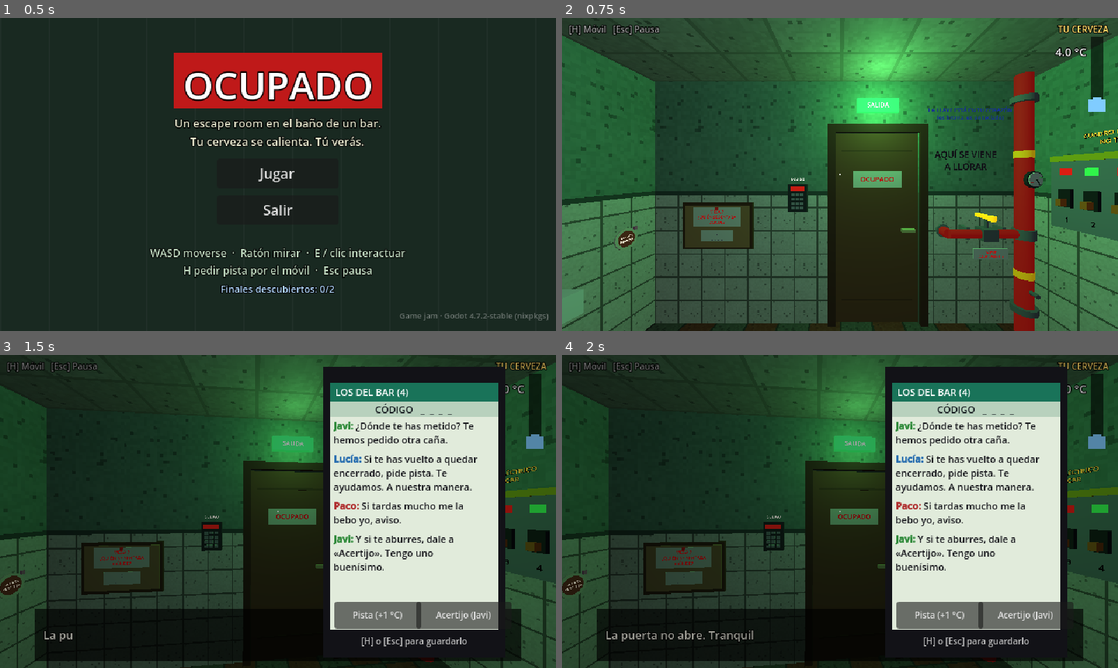
Above: before the commit, frames 1-4 (two rows, left to right).
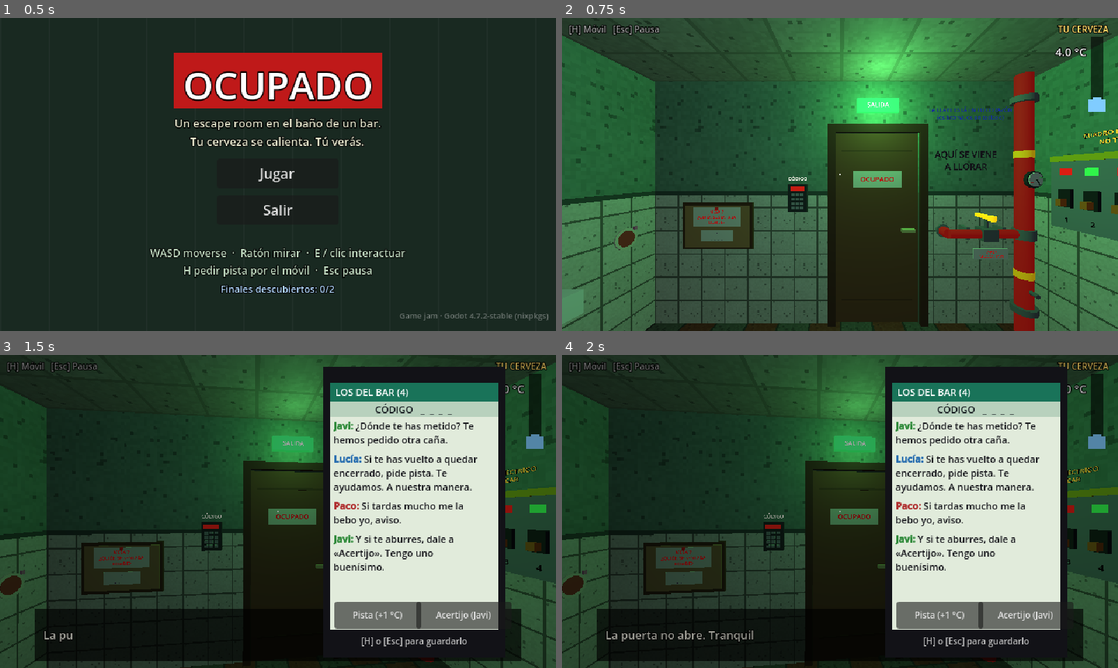
Above: after the commit, the same moments.

Repository: weleloable/ocupado
Game: Godot game, scene res://scenes/main.tscn
Two runs of this game, one before a commit and one after it. Both use one fixed random seed, a clock stepped at 60 frames per second and the inputs below.
Inputs (mouse positions are in pixels of both pictures, inside the frame that each line leads up to):
- Up to frame 1 (0.5 s): no input
- Up to frame 2 (0.75 s): click "Jugar" at 0.5 s
- Up to frame 3 (1.5 s): tap Enter at 1.25 s; move the mouse to (305, 511) at 1.27 s; hold W (move_forward) from 1.28 s (still down); hold H (hint) from 1.28 s (still down); click (305, 511) at 1.42 s
- Up to frame 4 (2 s): keep holding W (move_forward); keep holding H (hint)

Frame 1 is identical in both runs. In frame 2, 0.3% of the frame differs, in the area x 10-100%, y 26-77%; in frame 3, 0.2%; in frame 4, 0.2%.

Commit message:
Textos 3D: sin z-fighting (camara far 30, separacion de 4 mm) y carteles pequenos mas grandes
Co-Authored-By: Claude Sonnet 5.5 <noreply@anthropic.com>

Diff:
--- a/scripts/core/build.gd
+++ b/scripts/core/build.gd
@@ -3,6 +3,9 @@
 ## Small helpers to build the room out of primitives.
 
 static var _mat_cache: Dictionary = {}
+
+## How far (m) a label floats above the surface it is written on.
+const LABEL_LIFT := 0.004
 
 
 ## Shared (cached) flat-color material. Do not mutate the result.
@@ -144,7 +147,8 @@
 		color: Color, pixel_size: float = 0.004, outline: int = 0) -> Label3D:
 	var l := Label3D.new()
 	l.text = text
-	l.position = pos
+	# 4 mm clear of the surface, on the side the text faces, so it never z-fights with it.
+	l.position = pos + Vector3(0, 0, LABEL_LIFT if cos(rot_y) >= 0.0 else -LABEL_LIFT)
 	l.rotation.y = rot_y
 	l.font_size = font_size
 	l.pixel_size = pixel_size
--- a/scripts/core/player.gd
+++ b/scripts/core/player.gd
@@ -26,7 +26,8 @@
 	camera = Camera3D.new()
 	camera.position.y = EYE_HEIGHT
 	camera.fov = 75.0
-	camera.near = 0.03
+	camera.near = 0.05
+	camera.far = 30.0
 	add_child(camera)
 	camera.current = true
 
--- a/scripts/core/room.gd
+++ b/scripts/core/room.gd
@@ -288,10 +288,10 @@
 	var sign_mount := mount("south", 0.0, 1.95)
 	var sign := DecorItem.new().setup("Leer el cartel", "employees_sign")
 	sign_mount.add_child(sign)
-	sign.add_mesh_box(Vector3(0.62, 0.24, 0.015), Vector3(0, 0, 0.008), Build.mat(Color(0.95, 0.95, 0.9)))
-	Build.label_fit(sign, "LOS EMPLEADOS DEBEN\nLAVARSE LAS MANOS", Vector3(0, 0, 0.017), 0.0,
-			Vector2(0.54, 0.17), Color(0.1, 0.2, 0.55))
-	sign.add_shape(Vector3(0.64, 0.26, 0.05), Vector3(0, 0, 0.02))
+	sign.add_mesh_box(Vector3(0.9, 0.44, 0.015), Vector3(0, 0, 0.008), Build.mat(Color(0.96, 0.96, 0.92)))
+	Build.label_fit(sign, "LOS EMPLEADOS\nDEBEN LAVARSE\nLAS MANOS", Vector3(0, 0, 0.0155), 0.0,
+			Vector2(0.8, 0.36), Color(0.05, 0.12, 0.45))
+	sign.add_shape(Vector3(0.92, 0.46, 0.05), Vector3(0, 0, 0.02))
 
 
 ## North-east corner: the red steam pipe with the lever valve.
--- a/scripts/debug/screenshots.gd
+++ b/scripts/debug/screenshots.gd
@@ -34,6 +34,8 @@
 	[Vector3(-1.0, 0.05, -0.34), 90.0, -48.0, "c_plug"],
 	[Vector3(-0.2, 0.05, 0.5), 90.0, 12.0, "c_west_clues"],
 	[Vector3(1.2, 0.05, 0.3), -90.0, -27.0, "c_boiler"],
+	[Vector3(1.6, 0.05, -0.2), 118.0, 18.0, "c_sign_side"],
+	[Vector3(-1.2, 0.05, 0.1), -118.0, 18.0, "c_sign_side2"],
 	[Vector3(-1.3, 0.05, -0.6), 0.0, -33.0, "c_board"],
 	[Vector3(-0.45, 0.05, 0.7), 180.0, -39.0, "c_coaster1"],
 ]
--- a/scripts/puzzles/boiler_panel.gd
+++ b/scripts/puzzles/boiler_panel.gd
@@ -12,7 +12,7 @@
 	prompt_text = "Revisar la caldera"
 	add_mesh_box(Vector3(0.44, 0.54, 0.1), Vector3(0, 0, 0.05), Build.mat(Color(0.42, 0.46, 0.45)))
 	add_mesh_box(Vector3(0.4, 0.5, 0.012), Vector3(0, 0, 0.104), Build.mat(Color(0.33, 0.37, 0.36)))
-	Build.label_fit(self, "CALDERA", Vector3(0, 0.215, 0.112), 0.0, Vector2(0.3, 0.05), Color(0.95, 0.9, 0.7))
+	Build.label_fit(self, "CALDERA", Vector3(0, 0.215, 0.112), 0.0, Vector2(0.38, 0.07), Color(0.95, 0.9, 0.7))
 	# Screen and status lamp.
 	add_mesh_box(Vector3(0.32, 0.1, 0.01), Vector3(0, 0.12, 0.112), Build.mat(Color(0.03, 0.06, 0.04)))
 	_screen_label = Build.label_fit(self, "-  -  -  -", Vector3(0, 0.12, 0.12), 0.0, Vector2(0.26, 0.07), Color(0.2, 0.55, 0.3))
--- a/scripts/puzzles/coaster.gd
+++ b/scripts/puzzles/coaster.gd
@@ -13,7 +13,6 @@
 	var rim := Build.mat(Color(0.93, 0.9, 0.8))
 	add_mesh_cylinder(0.1, 0.012, Vector3(0, 0, 0.006), rim, Vector3(PI / 2.0, 0, 0))
 	add_mesh_cylinder(0.075, 0.014, Vector3(0, 0, 0.007), Build.mat(COLORS[index % COLORS.size()]), Vector3(PI / 2.0, 0, 0))
-	Build.label_fit(self, "LA CAÑA\nPERFECTA", Vector3(0, 0, 0.016), 0.0, Vector2(0.12, 0.07), Color(0.98, 0.95, 0.85))
 	# Gum.
 	add_mesh_box(Vector3(0.03, 0.03, 0.01), Vector3(0.09, 0.08, 0.005), Build.mat(Color(0.9, 0.5, 0.7)))
 	add_shape(Vector3(0.24, 0.24, 0.1), Vector3(0, 0, 0.04))
--- a/scripts/puzzles/dispenser.gd
+++ b/scripts/puzzles/dispenser.gd
@@ -19,7 +19,7 @@
 	add_child(_lid_pivot)
 	track_mesh(Build.box(_lid_pivot, Vector3(0.35, 0.41, 0.014), Vector3(0, 0.205, 0), metal))
 	track_mesh(Build.box(_lid_pivot, Vector3(0.05, 0.05, 0.02), Vector3(0, 0.36, 0.012), Build.mat(Color(0.2, 0.2, 0.2))))
-	Build.label_fit(_lid_pivot, "PAPEL", Vector3(0, 0.22, 0.009), 0.0, Vector2(0.26, 0.07), Color(0.15, 0.15, 0.2))
+	Build.label_fit(_lid_pivot, "PAPEL", Vector3(0, 0.22, 0.009), 0.0, Vector2(0.3, 0.1), Color(0.15, 0.15, 0.2))
 	add_shape(Vector3(0.38, 0.44, 0.16), Vector3(0, 0, 0.08))
 	GameState.ritual_solved.connect(_on_ritual_solved)
 
--- a/scripts/puzzles/hand_dryer.gd
+++ b/scripts/puzzles/hand_dryer.gd
@@ -13,7 +13,7 @@
 	add_mesh_box(Vector3(0.34, 0.28, 0.2), Vector3(0, 0, 0.1), white)
 	add_mesh_cylinder(0.045, 0.1, Vector3(0, -0.18, 0.13), Build.mat(Color(0.6, 0.6, 0.62)))
 	add_mesh_box(Vector3(0.12, 0.04, 0.01), Vector3(0, 0.06, 0.205), Build.mat(Color(0.15, 0.15, 0.15)))
-	Build.label_fit(self, "PULSE", Vector3(0, 0.06, 0.212), 0.0, Vector2(0.09, 0.028), Color.WHITE)
+	Build.label_fit(self, "PULSE", Vector3(0, 0.06, 0.212), 0.0, Vector2(0.11, 0.034), Color.WHITE)
 	add_shape(Vector3(0.38, 0.4, 0.26), Vector3(0, -0.04, 0.13))
 
 
--- a/scripts/puzzles/keypad.gd
+++ b/scripts/puzzles/keypad.gd
@@ -14,7 +14,7 @@
 	for r in 4:
 		for c in 3:
 			add_mesh_box(Vector3(0.036, 0.03, 0.012), Vector3((c - 1) * 0.048, 0.035 - r * 0.046, 0.046), key_mat)
-	Build.label_fit(self, "CÓDIGO", Vector3(0, 0.2, 0.02), 0.0, Vector2(0.2, 0.05), Color(0.95, 0.95, 0.9))
+	Build.label_fit(self, "CÓDIGO", Vector3(0, 0.205, 0.02), 0.0, Vector2(0.34, 0.07), Color(0.95, 0.95, 0.9))
 	add_shape(Vector3(0.26, 0.36, 0.1), Vector3(0, 0, 0.04))
 	GameState.keypad_solved.connect(_on_solved)
 
Not shown, changed: prompt_escape_room_bano.md
